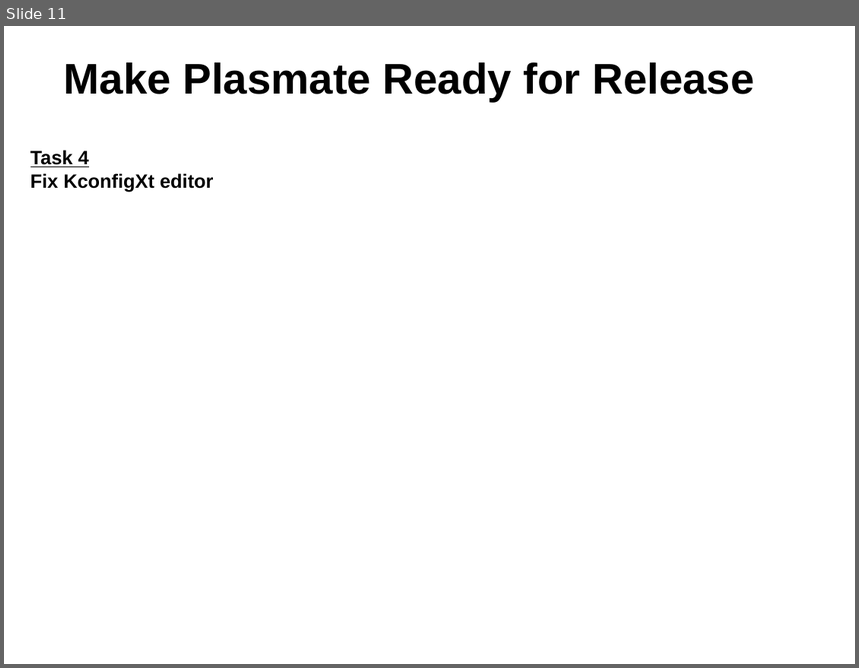
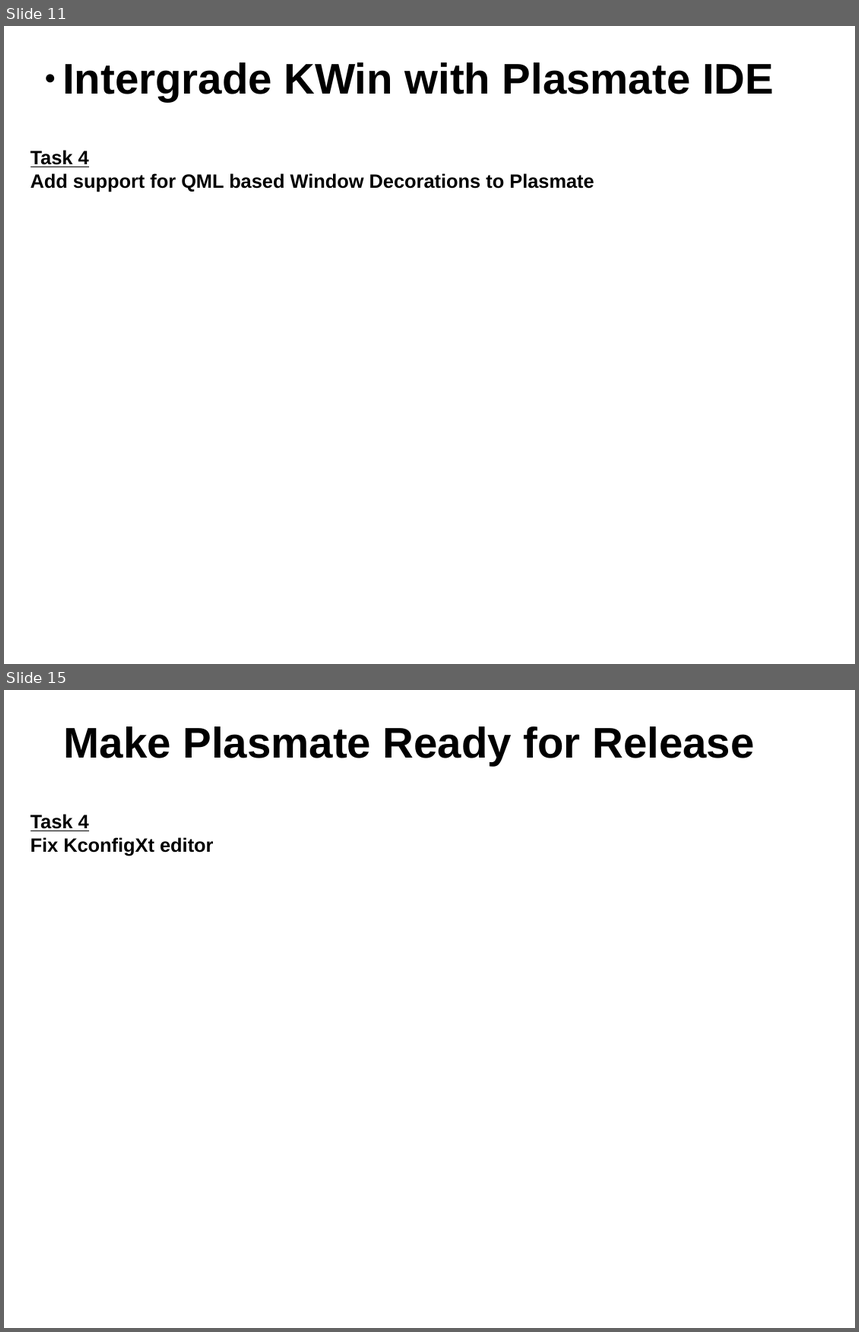
Before and after one commit to gtsiap/presenations, a slide deck: openSUSE gr Summer Camp 2012/plasmate.odp. Shown one above the other, each under a label of ours: slide 11 before the commit, slides 11 and 15 after it; the slides between them are not shown. The pictures are 859x668 and 859x1332 pixels, drawn with LibreOffice and Linux fonts; fonts in the diff are those of the drawing; background and template pictures are left out. Boxes give left, top, right and bottom in pixels: in the first picture for what was removed or moved away, otherwise in the second. Text is boxed around its words. In the diff, an @@ line names an element or a change of style, - is before the commit and + after.

Commit message:
Finish the slides regarding the gsoc project "Intergrade KWin with Plasmate IDE"

```diff
--- a/openSUSE gr Summer Camp 2012/plasmate.odp
+++ b/openSUSE gr Summer Camp 2012/plasmate.odp
@@ slide 11 added at <box>4,26,855,664</box>, background picture (left out) @@
@@ text added at <box>63,62,774,102</box>, 40 pt, text #000000, bold @@
+● Intergrade KWin with Plasmate IDE
@@ text added at <box>31,150,594,192</box>, 18 pt, text #000000, bold @@
+Task 4
+Add support for QML based Window Decorations to Plasmate
@@ what was slide 11 is now slide 15 @@
```
Also in this commit, not shown: 4 slides changed, 3 other slides added.
